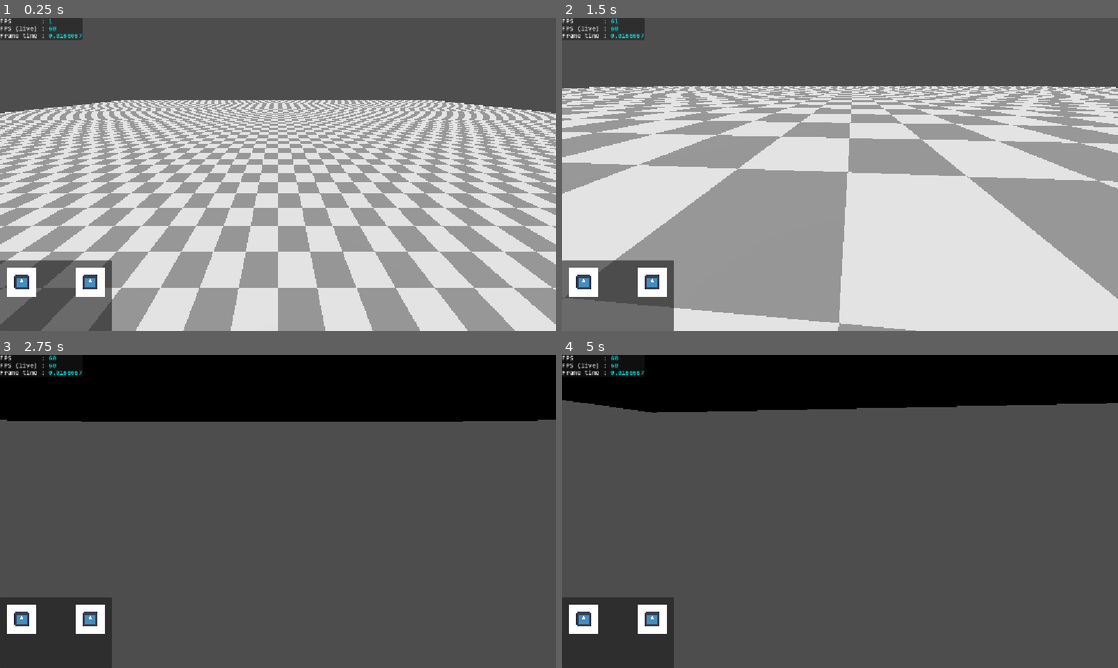
Above: before the commit, frames 1-4 (two rows, left to right).
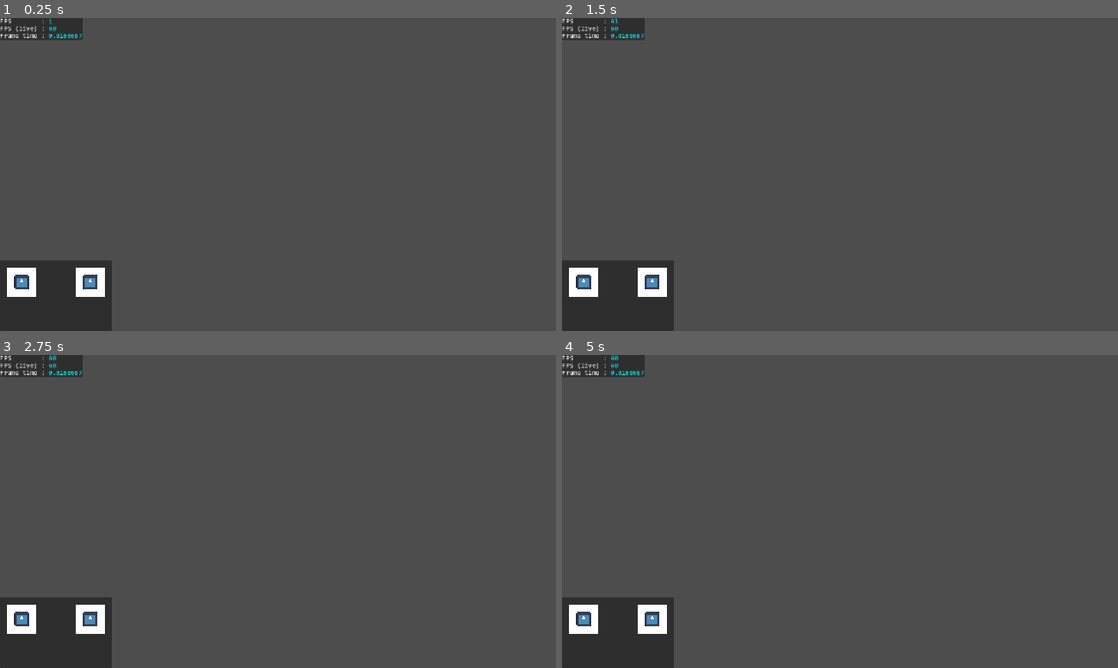
Above: after the commit, the same moments.

Repository: Slenderpi/ArcadeGame
Game: Godot game, scene res://core/main_scene/main_scene.tscn
The game is run twice, just before and just after one commit, with the same random seed, the same clock (stepped at 60 frames per second) and the same inputs. The engine's default icon, where the game draws it, is replaced by a stand-in: a white triangle on a blue panel in a dark square.
Inputs (mouse positions are in pixels of both pictures, inside the frame that each line leads up to):
- Up to frame 1 (0.25 s): no input
- Up to frame 2 (1.5 s): tap Enter at 0.5 s; move the mouse to (867, 174) at 0.52 s; hold Q 0.53-1.28 s; hold W (stick_left_north_0) from 0.53 s (still down); move the mouse to (812, 174) at 1.27 s; tap E at 1.35 s
- Up to frame 3 (2.75 s): keep holding W (stick_left_north_0); move the mouse to (289, 505) at 2.02 s; hold Ctrl from 2.03 s (still down)
- Up to frame 4 (5 s): keep holding W (stick_left_north_0); tap Space (attack_left_0) at 2.75 s; move the mouse to (834, 517) at 2.77 s; release Ctrl at 2.78 s; tap Shift at 2.85 s; move the mouse to (878, 514) at 3.52 s; tap U at 3.6 s; move the mouse to (795, 508) at 4.27 s; tap I at 4.35 s

The runs differ from the first frame. In frame 1, 72% of the frame differs, in the area x 0-100%, y 26-100%; in frame 2, 77%, in the area x 0-100%, y 21-100%; in frame 3, 21%; in frame 4, 17%.

Commit message:
Character spawning
- Level is now spawned in and visible on both host and client1
- Mech characters are now spawned for each player
    - Authority is properly set
    - Spawning is triggered by player connection. In the future the MainScene will properly handle this based on game state (i.e. MAIN_MENU, SINGLEPLAYER, and substates like IN_GAME or something)
    - No controls yet

Diff:
--- a/core/main_scene/main_scene.gd
+++ b/core/main_scene/main_scene.gd
@@ -1,18 +1,15 @@
 extends Node
 ## This class is essentially a GameManager type of class
-
-
-const PORT := 7000
 
 
 @export
 var level_to_load : PackedScene
 var _level_data : LevelData
 
-#@export
-#var mech_to_load_0 : PackedScene
-#@export
-#var mech_to_load_1 : PackedScene
+@export
+var mech_to_load_0 : PackedScene
+@export
+var mech_to_load_1 : PackedScene
 #@export
 #var player_controller : PackedScene
 var player_client_scene := preload("res://entities/player_client/player_client.tscn")
@@ -33,6 +30,11 @@
 @export
 @warning_ignore("unused_private_class_variable")
 var _folder_ui : Node
+@export_subgroup("Multiplayer")
+@export
+var level_mspawner : MultiplayerSpawner
+@export
+var entities_mspawner : MultiplayerSpawner
 @export
 var _dev_canvas : DevCanvas
 
@@ -41,17 +43,32 @@
 
 
 func _ready() -> void:
-	var level := level_to_load.instantiate() as Node3D
-	_level_data = level as LevelData
-	_folder_level.add_child(level)
+	entities_mspawner.spawn_function = func(data: Variant) -> Node:
+		var mech := mech_to_load_0.instantiate() as MechCharacter
+		mech.name = str(data["peer_id"])
+		mech.global_transform = data["trans"]
+		return mech
+
 	NetworkManager.found_peer.connect(func():
 		Debug.print_info("Found peer")
 	)
 	NetworkManager.player_connected.connect(func(peerId: int):
 		Debug.print_info("Player joined: %d" % peerId)
+		if not multiplayer.is_server():
+			return
+		if peerId != 1:
+			print("SPAWNING LEVEL AND CHARACTERS.")
+			_spawn_level_and_characters()
 	)
 	NetworkManager.player_disconnected.connect(func(peerId: int):
 		Debug.print_info("Player left: %d" % peerId)
+		if not multiplayer.is_server():
+			return
+
+		for c in _folder_level.get_children():
+			c.queue_free()
+		for c in _folder_entities.get_children():
+			c.queue_free()
 	)
 
 
@@ -80,6 +97,31 @@
 	#spawned_mechs.append(mech)
 
 
+func _spawn_level_and_characters() -> void:
+	if not multiplayer.is_server():
+		return
+
+	var level := level_to_load.instantiate() as Node3D
+	_level_data = level as LevelData
+	_folder_level.add_child(level)
+
+	_spawn_mech_character(1, _level_data.spawn_point_0.global_transform)
+	_spawn_mech_character(multiplayer.get_peers()[0], _level_data.spawn_point_1.global_transform)
+
+
+func _spawn_mech_character(peerId: int, trans: Transform3D) -> void:
+	entities_mspawner.spawn({
+		"peer_id" = peerId,
+		"trans" = trans
+	})
+	#var mech := mech_to_load_0.instantiate() as MechCharacter
+	#mech.global_transform = trans
+	#
+	#mech.name = str(peerId)
+	#_folder_entities.add_child(mech, true)
+	#spawned_mechs.append(mech)
+
+
 func _input(event: InputEvent) -> void:
 	if event is InputEventKey:
 		if event.is_pressed():
--- a/core/main_scene/main_scene.tscn
+++ b/core/main_scene/main_scene.tscn
@@ -2,18 +2,23 @@
 
 [ext_resource type="Script" uid="uid://dqgs0suqdr0ic" path="res://core/main_scene/main_scene.gd" id="1_awcct"]
 [ext_resource type="PackedScene" uid="uid://dyhygadsweine" path="res://levels/lv_dev/lv_dev.tscn" id="2_wqpev"]
+[ext_resource type="PackedScene" uid="uid://b0pw1c17p3b5n" path="res://entities/mech_characters/mech_guy/mech_guy.tscn" id="3_0lowg"]
 [ext_resource type="PackedScene" uid="uid://dn3hp2lqhrwn8" path="res://core/game_camera/game_camera.tscn" id="3_3gbtc"]
 [ext_resource type="PackedScene" uid="uid://ktk85mqyxoxj" path="res://ui/dev_canvas/dev_canvas.tscn" id="4_et8y5"]
 
-[node name="MainScene" type="Node" unique_id=1180811448 node_paths=PackedStringArray("_game_camera", "_folder_level", "_folder_entities", "_folder_effects", "_folder_ui", "_dev_canvas")]
+[node name="MainScene" type="Node" unique_id=1180811448 node_paths=PackedStringArray("_game_camera", "_folder_level", "_folder_entities", "_folder_effects", "_folder_ui", "level_mspawner", "entities_mspawner", "_dev_canvas")]
 process_mode = 3
 script = ExtResource("1_awcct")
 level_to_load = ExtResource("2_wqpev")
+mech_to_load_0 = ExtResource("3_0lowg")
+mech_to_load_1 = ExtResource("3_0lowg")
 _game_camera = NodePath("World/GameCamera")
 _folder_level = NodePath("World/Level")
 _folder_entities = NodePath("World/Entities")
 _folder_effects = NodePath("World/Effects")
 _folder_ui = NodePath("UI")
+level_mspawner = NodePath("Multiplayer/LevelMSpawner")
+entities_mspawner = NodePath("Multiplayer/EntitiesMSpawner")
 _dev_canvas = NodePath("UI/DevCanvas")
 
 [node name="World" type="Node" parent="." unique_id=1051000033]
@@ -27,7 +32,18 @@
 [node name="Entities" type="Node3D" parent="World" unique_id=1295134493]
 
 [node name="Effects" type="Node3D" parent="World" unique_id=1181375799]
+visible = false
 
 [node name="UI" type="Node" parent="." unique_id=690036975]
 
 [node name="DevCanvas" parent="UI" unique_id=159376391 instance=ExtResource("4_et8y5")]
+
+[node name="Multiplayer" type="Node" parent="." unique_id=2046824306]
+
+[node name="LevelMSpawner" type="MultiplayerSpawner" parent="Multiplayer" unique_id=531030473]
+_spawnable_scenes = PackedStringArray("uid://dyhygadsweine")
+spawn_path = NodePath("../../World/Level")
+
+[node name="EntitiesMSpawner" type="MultiplayerSpawner" parent="Multiplayer" unique_id=808705322]
+_spawnable_scenes = PackedStringArray("uid://b0pw1c17p3b5n")
+spawn_path = NodePath("../../World/Entities")
--- a/entities/mech_characters/base_mech_character/mech_character.gd
+++ b/entities/mech_characters/base_mech_character/mech_character.gd
@@ -24,6 +24,11 @@
 var _is_attack_left : bool
 var _is_attack_right : bool
 var _is_attack_both : bool
+
+
+func _ready() -> void:
+	var peerId := name.to_int()
+	set_multiplayer_authority(peerId)
 
 
 func _physics_process(delta: float) -> void:
